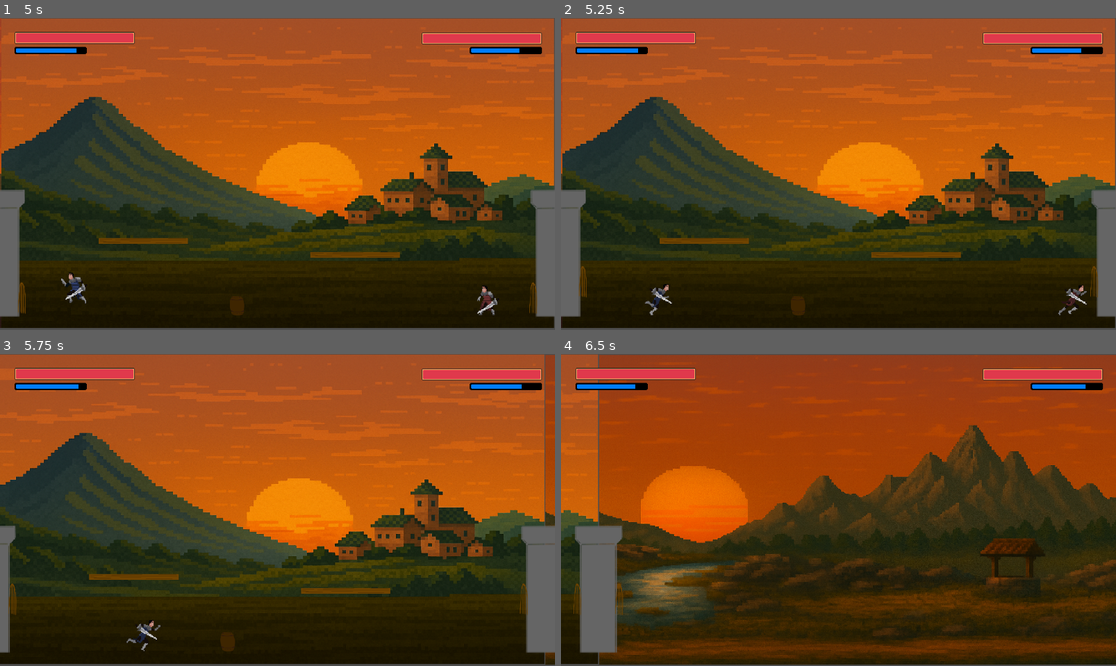
Above: before the commit, frames 1-4 (two rows, left to right).
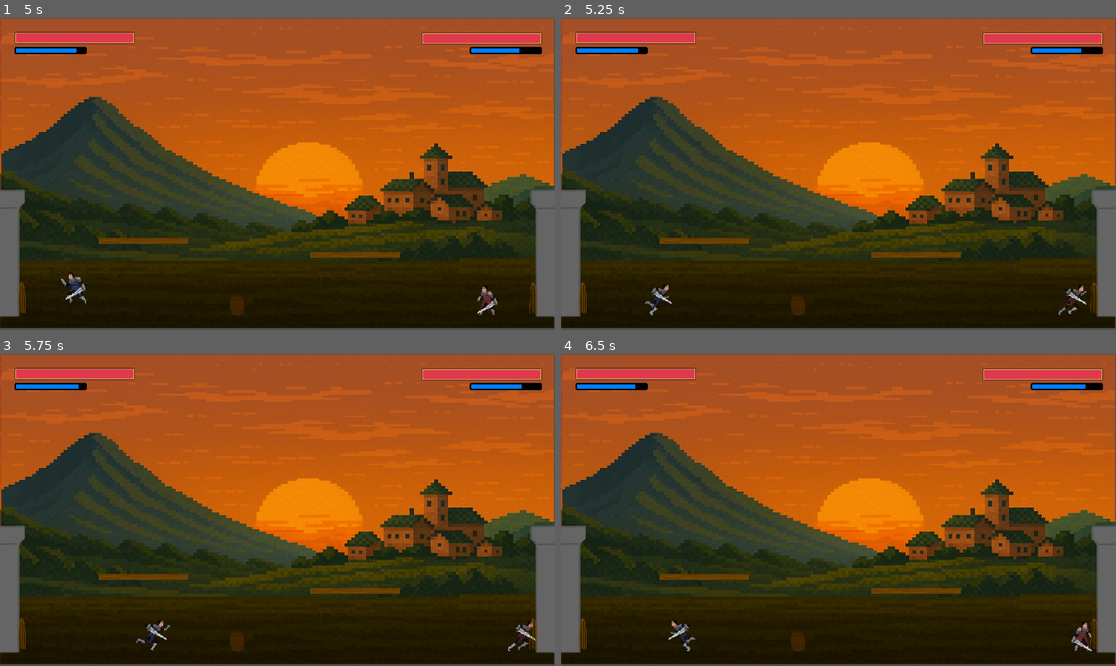
Above: after the commit, the same moments.

Repository: StandOffGameDevelopment/Standoff
Game: Godot game, scene res://Scenes/Elements/game.tscn
The game is run twice, just before and just after one commit, with the same random seed, the same clock (stepped at 60 frames per second) and the same inputs.
Inputs:
- Up to frame 1 (5 s): hold X (P1_AttackFront) 0.53-1.28 s; hold D (P1_MoveRight) 0.53-2.03 s; tap W (P1_Jump) at 0.77, 1.52, 3.02, 3.77, 4.52 s; tap V (P1_AttackHeavy) at 1.35 s; hold A (P1_MoveLeft) 2.03-2.78 s; hold , (P2_AttackBack) 2.03-2.78 s; hold D (P1_MoveRight) 2.78-4.28 s; tap M (P2_AttackFront) at 2.85 s; hold . (P2_AttackHeavy) 3.53-4.28 s; hold A (P1_MoveLeft) from 4.28 s (still down); tap Left (P2_MoveLeft) at 4.35 s
- Up to frame 2 (5.25 s): release A (P1_MoveLeft) at 5.03 s; hold D (P1_MoveRight) from 5.03 s (still down); hold Right (P2_MoveRight) from 5.03 s (still down)
- Up to frame 3 (5.75 s): keep holding D (P1_MoveRight); keep holding Right (P2_MoveRight)
- Up to frame 4 (6.5 s): release D (P1_MoveRight) at 5.78 s; release Right (P2_MoveRight) at 5.78 s; hold A (P1_MoveLeft) from 5.78 s (still down); tap X (P1_AttackFront) at 5.85 s; tap W (P1_Jump) at 6.02 s

Frame 1 is identical in both runs. In frame 2, 0.2% of the frame differs, in the area x 3-97%, y 79-95%; in frame 3, 9.7%; in frame 4, 54%, in the area x 0-100%, y 0-100%.

Commit message:
Gate open when player dies

Diff:
--- a/Scenes/Elements/game.tscn
+++ b/Scenes/Elements/game.tscn
@@ -174,14 +174,22 @@
 [node name="Tower Left 2" parent="Towers" instance=ExtResource("14_k5j0i")]
 position = Vector2(-1188, -94)
 
+[node name="GateRight" parent="Towers/Tower Left 2" index="3" groups=["RightGate"]]
+
 [node name="Tower Left 1" parent="Towers" instance=ExtResource("14_k5j0i")]
 position = Vector2(-396, -94)
 
-[node name="Tower Right 1" parent="Towers" instance=ExtResource("14_k5j0i")]
+[node name="GateRight" parent="Towers/Tower Left 1" index="3" groups=["RightGate"]]
+
+[node name="Tower Right 1" parent="Towers" groups=["RightTower"] instance=ExtResource("14_k5j0i")]
 position = Vector2(396, -94)
 
-[node name="Tower Right 2" parent="Towers" instance=ExtResource("14_k5j0i")]
+[node name="GateRight" parent="Towers/Tower Right 1" index="3" groups=["RightGate"]]
+
+[node name="Tower Right 2" parent="Towers" groups=["RightTower"] instance=ExtResource("14_k5j0i")]
 position = Vector2(1190, -93)
+
+[node name="GateRight" parent="Towers/Tower Right 2" index="3" groups=["RightGate"]]
 
 [node name="Objects" type="Node2D" parent="."]
 
@@ -198,3 +206,8 @@
 [connection signal="player_entered" from="Towers/Tower Left 1" to="Camera2D" method="_on_tower_entered"]
 [connection signal="player_entered" from="Towers/Tower Right 1" to="Camera2D" method="_on_tower_entered"]
 [connection signal="player_entered" from="Towers/Tower Right 2" to="Camera2D" method="_on_tower_entered"]
+
+[editable path="Towers/Tower Left 2"]
+[editable path="Towers/Tower Left 1"]
+[editable path="Towers/Tower Right 1"]
+[editable path="Towers/Tower Right 2"]
--- a/Scenes/Elements/tower.gd
+++ b/Scenes/Elements/tower.gd
@@ -10,3 +10,8 @@
 		else: direction = "right"
 		print("Player entered" + direction)
 		player_entered.emit(direction)
+
+func open_gate():
+	for gate in get_children():
+		if gate.has_method("open_gate"):
+			gate.open_gate()
--- a/Scenes/Scripts/gate.gd
+++ b/Scenes/Scripts/gate.gd
@@ -13,15 +13,18 @@
 
 func _ready():
 	target_y = global_position.y + MOVE_DISTANCE
-	timer.wait_time = 5.0
-	timer.one_shot = true
-	timer.start()
-	timer.timeout.connect(_on_timeout)
+	#timer.wait_time = 5.0
+	#timer.one_shot = true
+	#timer.start()
+	#timer.timeout.connect(_on_timeout)
+#func _on_timeout():
+	#opening = true
 
-func _on_timeout():
+func open_gate():
 	opening = true
 
 func _process(delta: float):
+
 	if opening:
 		# Move gate upward
 		global_position.y = move_toward(global_position.y, target_y, MOVE_SPEED * delta)
--- a/Scripts/player_2.gd
+++ b/Scripts/player_2.gd
@@ -43,7 +43,9 @@
 var is_attacking := false
 var locked_flip_h := false      # remembers direction during attack
 
+signal died
 var is_dead := false
+
 
 
 @onready var animated_sprite: AnimatedSprite2D = $P2AnimatedSprite2D
@@ -299,13 +301,15 @@
 	# Play death once
 	if is_instance_valid(animated_sprite):
 		animated_sprite.play("Death")
-	# Stop combat interactions immediately
-	_set_all_hitboxes(false)
-	_enable_hurtbox(hb_idle, false)
-	_enable_hurtbox(hb_run,  false)
-
-	# Stop horizontal motion right now (keep gravity so you can land if airborne)
-	velocity.x = 0
+	get_tree().call_group("RightTower", "open_gate")
+
+	## Stop combat interactions immediately
+	#_set_all_hitboxes(false)
+	#_enable_hurtbox(hb_idle, false)
+	#_enable_hurtbox(hb_run,  false)
+#
+	## Stop horizontal motion right now (keep gravity so you can land if airborne)
+	#velocity.x = 0
 
 	# Block player control AFTER death (this is the part that stops movement post-death)
 	set_process_input(false)
Not shown: 1 places in Scenes/Elements/game.tscn that only renumber resources
